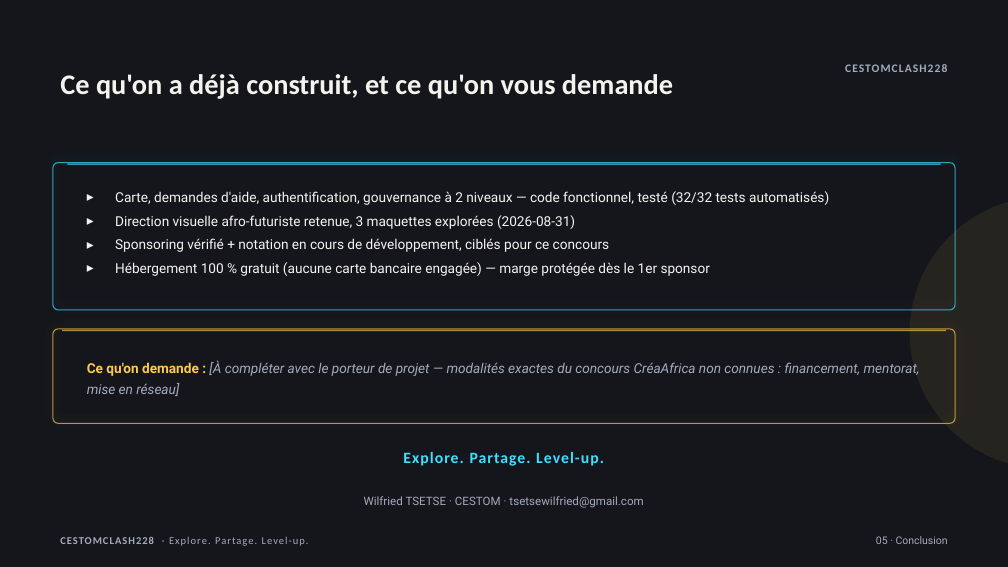
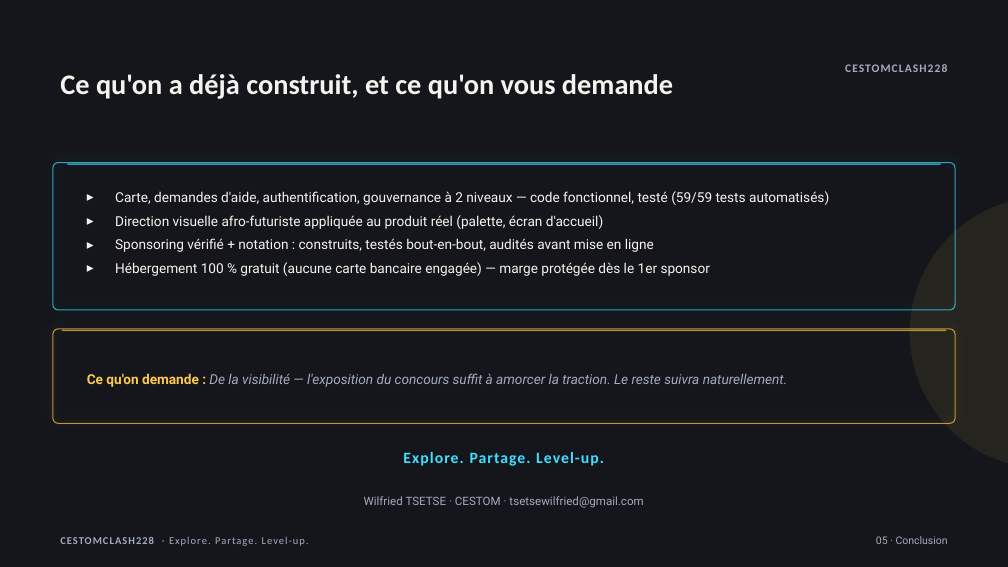
Before and after one commit to wekt2k04/cestomclash228, a slide deck: slide 5 of pitch/CestomClash228-Pitch.pptx. Drawn at 1008x567 pixels with LibreOffice and Linux fonts; fonts in the diff are those of the drawing. Boxes give left, top, right and bottom in pixels: in the first picture for what was removed or moved away, otherwise in the second. Text is boxed around its words. In the diff, an @@ line names an element or a change of style, - is before the commit and + after.

```diff
--- a/pitch/CestomClash228-Pitch.pptx
+++ b/pitch/CestomClash228-Pitch.pptx
@@ text at (115, 191, 829, 252): text changed @@
-▸ Carte, demandes d'aide, authentification, gouvernance à 2 niveaux — code fonctionnel, testé (32/32 tests automatisés)
-▸ Direction visuelle afro-futuriste retenue, 3 maquettes explorées (2026-08-31)
-▸ Sponsoring vérifié + notation en cours de développement, ciblés pour ce concours
+▸ Carte, demandes d'aide, authentification, gouvernance à 2 niveaux — code fonctionnel, testé (59/59 tests automatisés)
+▸ Direction visuelle afro-futuriste appliquée au produit réel (palette, écran d'accueil)
+▸ Sponsoring vérifié + notation : construits, testés bout-en-bout, audités avant mise en ligne
@@ text at (87, 373, 787, 387): text changed @@
-Ce qu'on demande : [À compléter avec le porteur de projet — modalités exactes du concours CréaAfrica non connues : financement, mentorat, mise en réseau]
+Ce qu'on demande : De la visibilité — l'exposition du concours suffit à amorcer la traction. Le reste suivra naturellement.
```
Also in this commit, not shown: 2 other files.
